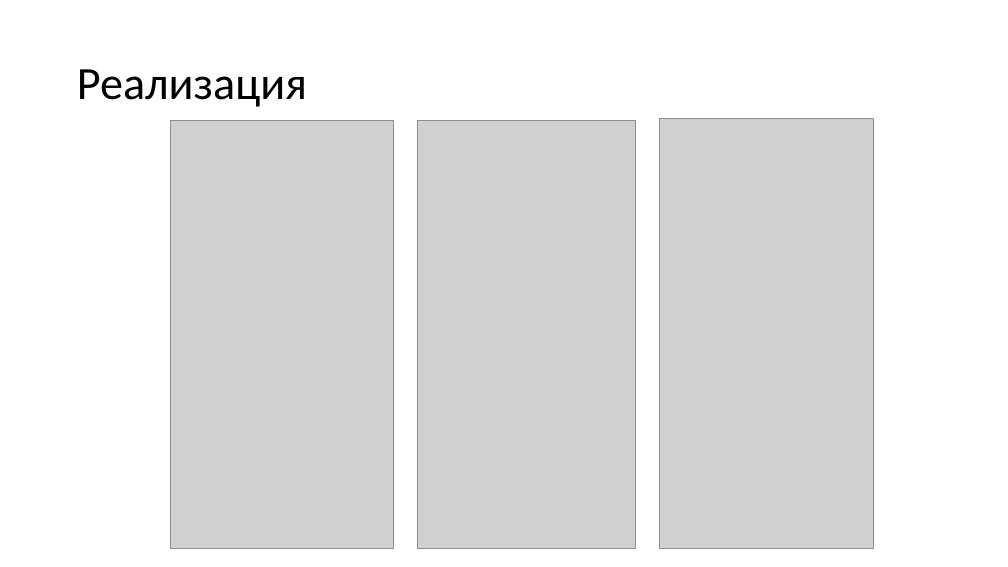
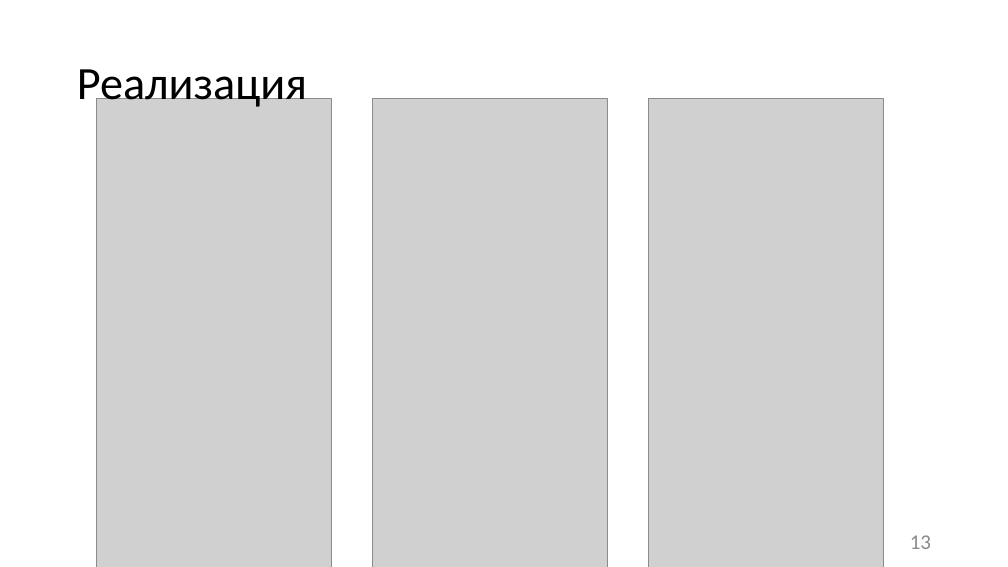
Before and after one commit to liza-dobrynina/MyCosts, a slide deck: slide 13 of Документация/Презентация.pptx (slide 14 before the commit). Drawn at 1008x567 pixels with LibreOffice and Linux fonts; fonts in the diff are those of the drawing; grey boxes stand for pictures. Boxes give left, top, right and bottom in pixels: in the first picture for what was removed or moved away, otherwise in the second. Text is boxed around its words. In the diff, an @@ line names an element or a change of style, - is before the commit and + after.

```diff
--- a/Документация/Презентация.pptx
+++ b/Документация/Презентация.pptx
@@ picture: place and size @@
-picture at box(170, 121, 393, 548)
+picture at box(97, 98, 331, 567)
@@ picture: place and size @@
-picture at box(417, 121, 635, 548)
+picture at box(373, 98, 607, 567)
@@ picture: place and size @@
-picture at box(659, 119, 873, 548)
+picture at box(649, 98, 883, 567)
@@ page number added at box(910, 535, 931, 549), 20 pt, text #8C8C8C @@
+13
```
Also in this commit, not shown: 14 other slides changed, 1 slide added, 2 slides removed.
